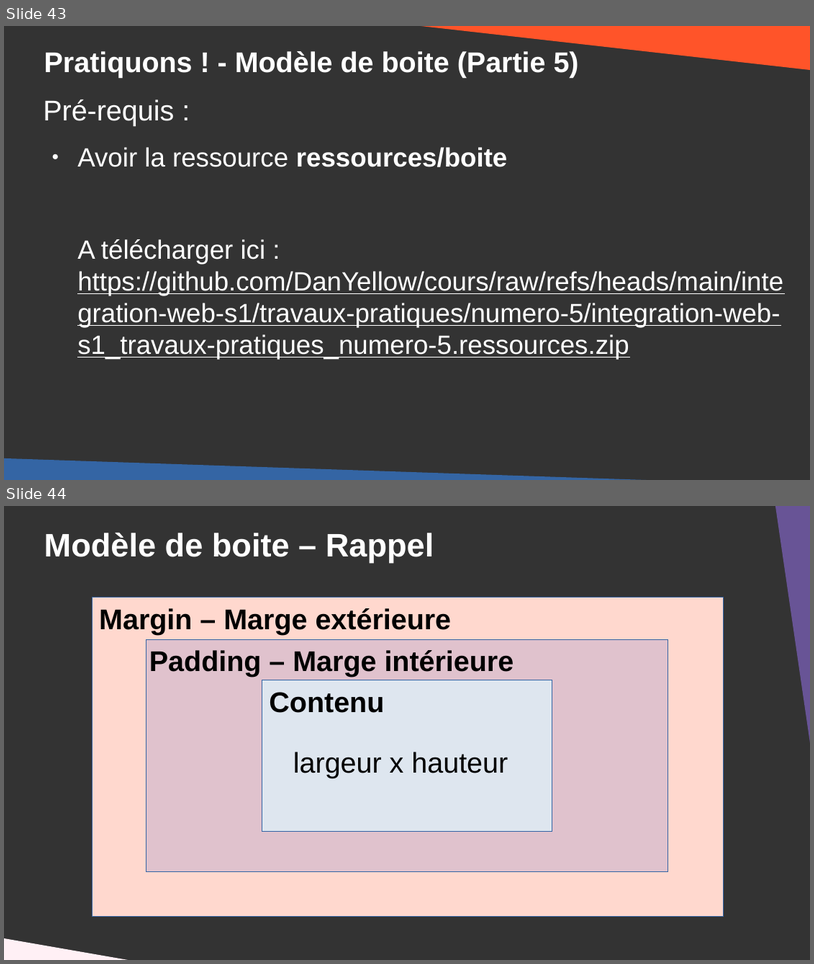
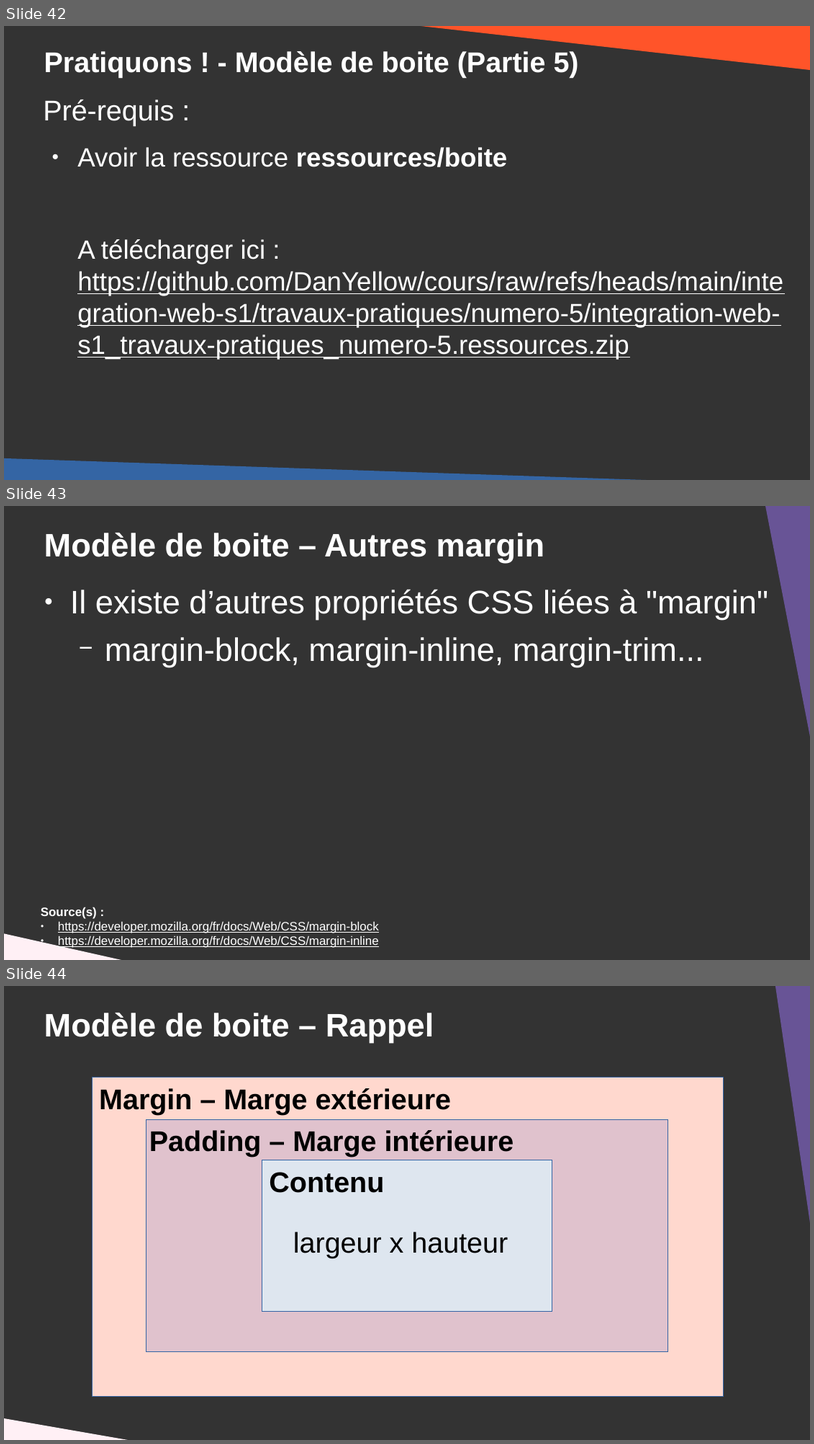
Before and after one commit to DanYellow/cours, a slide deck: integration-web-s1/travaux-pratiques/numero-5/presentation.odp. Shown one above the other, each under a label of ours: slides 43 and 44 before the commit, slides 42, 43 and 44 after it. The pictures are 814x964 and 814x1444 pixels, drawn with LibreOffice and Linux fonts; fonts in the diff are those of the drawing. Boxes give left, top, right and bottom in pixels: in the first picture for what was removed or moved away, otherwise in the second. Text is boxed around its words. In the diff, an @@ line names an element or a change of style, - is before the commit and + after.

```diff
--- a/integration-web-s1/travaux-pratiques/numero-5/presentation.odp
+++ b/integration-web-s1/travaux-pratiques/numero-5/presentation.odp
@@ slide 43 added at [4, 506, 810, 960], background #333333 @@
@@ right triangle added at [759, 506, 810, 782], fill #685496 @@
@@ title added at [44, 533, 545, 562], 32 pt, text #FFFFFF, bold @@
+Modèle de boite – Autres margin
@@ text added at [70, 589, 769, 667], 32 pt, text #FFFFFF @@
+● Il existe d’autres propriétés CSS liées à "margin"
+  − margin-block, margin-inline, margin-trim...
@@ text added at [41, 906, 379, 947], 12 pt, text #FFFFFF, underline @@
+Source(s) :
+● https://developer.mozilla.org/fr/docs/Web/CSS/margin-block
+● https://developer.mozilla.org/fr/docs/Web/CSS/margin-inline
@@ right triangle added at [4, 929, 154, 960], fill #FFF0F5 @@
@@ what was slide 43 is now slide 42 @@
```
Also in this commit, not shown: 11 slides changed, 1 other slide added, 2 slides removed, 1 other file.
